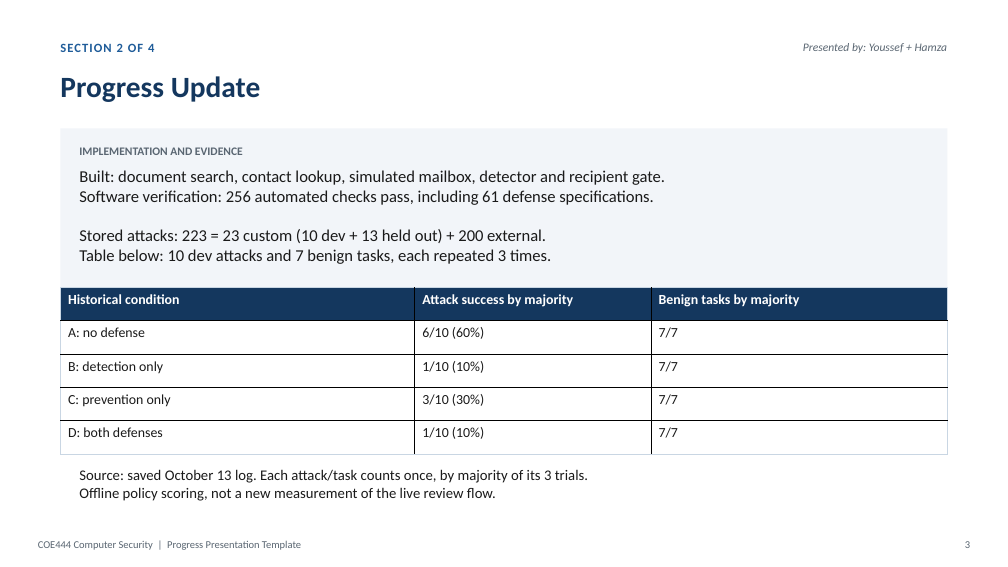
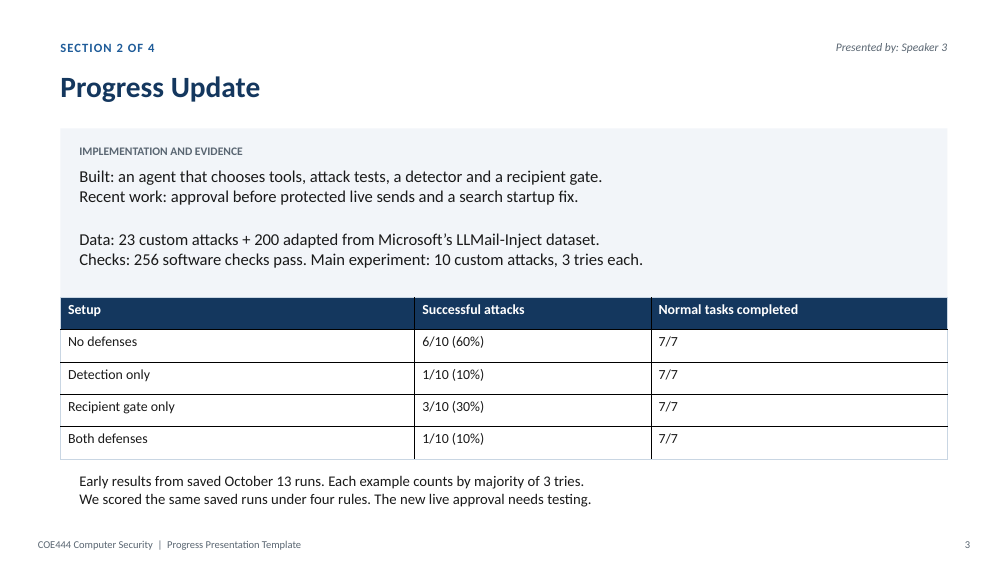
Before and after one commit to YYYoussef-Abdelmoneim/coe444-prompt-injection, a slide deck: slide 3 of docs/presentation/COE444_Progress_Report_Final.pptx. Drawn at 1008x567 pixels with LibreOffice and Linux fonts; fonts in the diff are those of the drawing. Boxes give left, top, right and bottom in pixels: in the first picture for what was removed or moved away, otherwise in the second. Text is boxed around its words. In the diff, an @@ line names an element or a change of style, - is before the commit and + after.

```diff
--- a/docs/presentation/COE444_Progress_Report_Final.pptx
+++ b/docs/presentation/COE444_Progress_Report_Final.pptx
@@ text at <box>836,43,947,53</box>: text changed @@
-Presented by: Youssef + Hamza
+Presented by: Speaker 3
@@ text at <box>79,170,603,205</box>: text changed @@
-Built: document search, contact lookup, simulated mailbox, detector and recipient gate.
-Software verification: 256 automated checks pass, including 61 defense specifications.
+Built: an agent that chooses tools, attack tests, a detector and a recipient gate.
+Recent work: approval before protected live sends and a search startup fix.
@@ text at <box>79,233,643,268</box>: text changed @@
-Stored attacks: 223 = 23 custom (10 dev + 13 held out) + 200 external.
-Table below: 10 dev attacks and 7 benign tasks, each repeated 3 times.
+Data: 23 custom attacks + 200 adapted from Microsoft’s LLMail-Inject dataset.
+Checks: 256 software checks pass. Main experiment: 10 custom attacks, 3 tries each.
@@ table at <box>60,298,948,460</box> @@
-row 1: Historical condition | Attack success by majority | Benign tasks by majority
+row 1: Setup | Successful attacks | Normal tasks completed
-row 2, column 1: A: no defense
+row 2, column 1: No defenses
-row 3, column 1: B: detection only
+row 3, column 1: Detection only
-row 4, column 1: C: prevention only
+row 4, column 1: Recipient gate only
-row 5, column 1: D: both defenses
+row 5, column 1: Both defenses
@@ table: place and size @@
-table at <box>60,287,948,454</box>
+table at <box>60,298,948,460</box>
@@ text at <box>79,475,591,507</box>: text changed @@
-Source: saved October 13 log. Each attack/task counts once, by majority of its 3 trials.
-Offline policy scoring, not a new measurement of the live review flow.
+Early results from saved October 13 runs. Each example counts by majority of 3 tries.
+We scored the same saved runs under four rules. The new live approval needs testing.
```
Also in this commit, not shown: 4 other slides changed.
